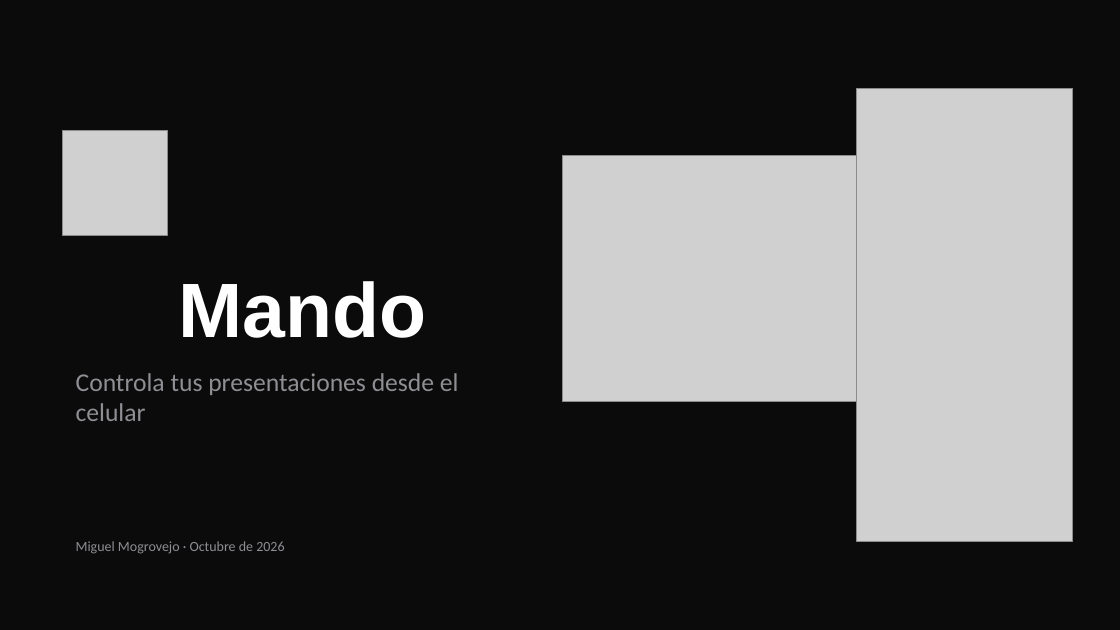
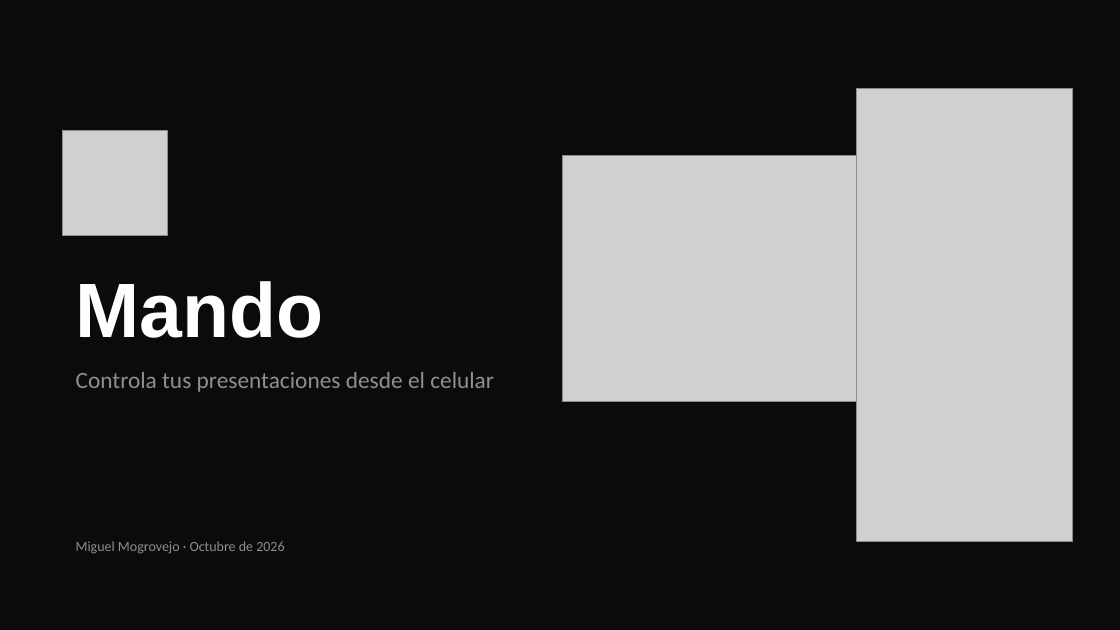
Before and after one commit to mjmc4498/mando, a slide deck: slide 1 of presentacion/mando.pptx. Drawn at 1120x630 pixels with LibreOffice and Linux fonts; fonts in the diff are those of the drawing; grey boxes stand for pictures. Boxes give left, top, right and bottom in pixels: in the first picture for what was removed or moved away, otherwise in the second. Text is boxed around its words. In the diff, an @@ line names an element or a change of style, - is before the commit and + after.

```diff
--- a/presentacion/mando.pptx
+++ b/presentacion/mando.pptx
@@ title "Mando" at (76, 281, 324, 338): alignment centre to left @@
@@ text "Controla tus presentaciones desde el ..." at (76, 372, 494, 392): size 22 to 20 pt @@
```
Also in this commit, not shown: 13 other slides changed, 1 slide added.
